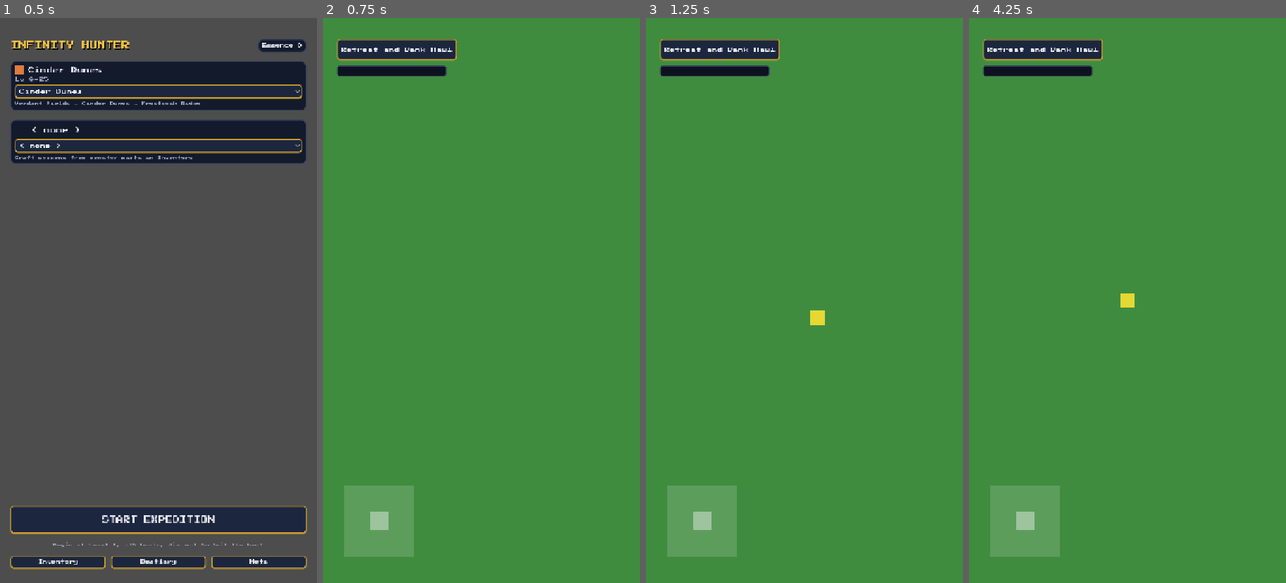
Above: before the commit, frames 1-4 (left to right).
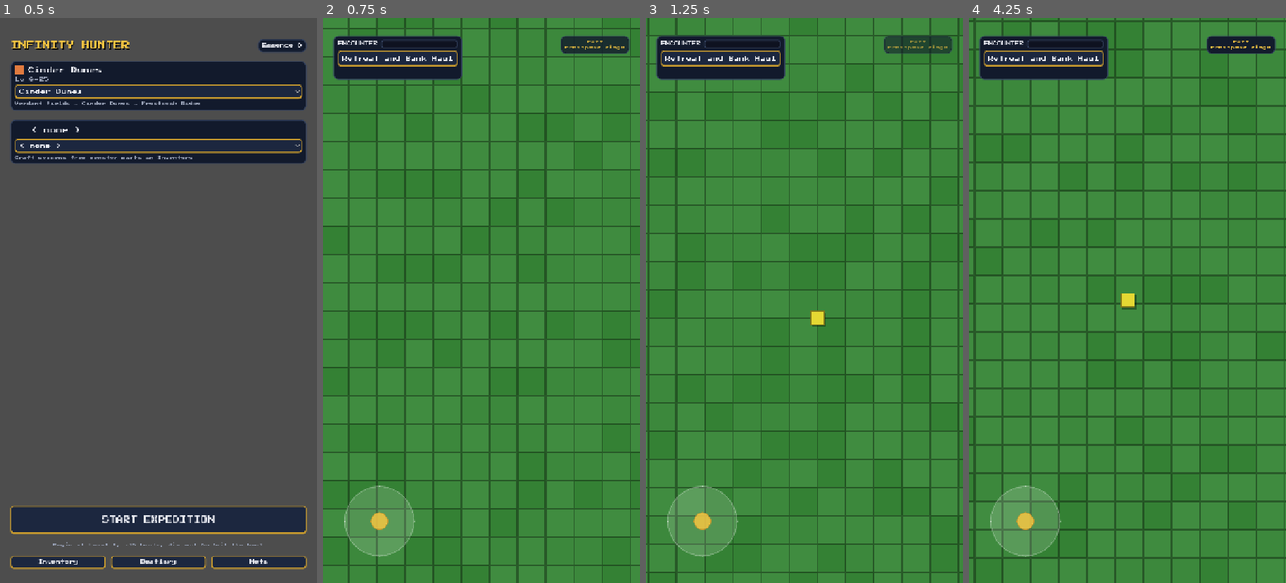
Above: after the commit, the same moments.

Repository: taigamura/infinity-hunter
Game: Godot game, scene res://src/ui/launch/launch_screen.tscn
Same seed, same stepped clock (60 frames per second), same inputs: the game is played once before the commit and once after it.
Inputs (mouse positions are in pixels of both pictures, inside the frame that each line leads up to):
- Up to frame 1 (0.5 s): no input
- Up to frame 2 (0.75 s): click "START EXPEDITION" at 0.5 s
- Up to frame 3 (1.25 s): no input
- Up to frame 4 (4.25 s): click "Retreat and Bank Haul" at 1.25 s; click "START EXPEDITION" at 2 s; drag from (1026, 520) to (1159, 176) at 2.77 s; drag from (1064, 328) to (1111, 413) at 3.52 s

Frame 1 is identical in both runs. In frame 2, 14% of the frame differs, in the area x 0-100%, y 0-100%; in frame 3, 14%; in frame 4, 17%.

Commit message:
Overworld HUD + procedural polish: gauge, hot-strip, exit marker, joystick skin, tile/player treatment (#31)
Restyles the overworld top bar with a gradient encounter gauge and themed
retreat button, adds a hot-region warning strip and a pulsing zone-labelled
exit marker, skins the virtual joystick as a circular control, and gives
OverworldTileset per-tile shade-jittered inset-bordered variants plus a
bordered drop-shadow player marker. Presentation only; EncounterSystem,
OverworldTierLayout, and exit-cell travel are untouched.

Diff:
--- a/src/ui/overworld/overworld_screen.gd
+++ b/src/ui/overworld/overworld_screen.gd
@@ -20,6 +20,13 @@
 const MAP_COLS := 30
 const MAP_ROWS := 40
 
+# Presentation-only: a tier is a "hot region" once it's in the upper half of
+# the zone's danger tiers, driving the warning strip. Purely cosmetic — the
+# gauge/encounter math it decorates is untouched (EncounterSystem.tick).
+const GAUGE_COLOR_LOW := Color(0.35, 0.85, 0.45, 1)
+const GAUGE_COLOR_HIGH := Color(0.95, 0.25, 0.25, 1)
+const EXIT_PULSE_PERIOD := 1.1
+
 @onready var tile_map: TileMap = %TileMap
 @onready var character: CharacterBody2D = %Character
 @onready var character_sprite: Sprite2D = %CharacterSprite
@@ -27,6 +34,9 @@
 @onready var joystick: Control = %Joystick
 @onready var retreat_button: Button = %RetreatButton
 @onready var gauge_bar: ProgressBar = %GaugeBar
+@onready var hot_strip_label: Label = %HotStripLabel
+@onready var exit_marker: Control = %ExitMarker
+@onready var exit_marker_label: Label = %ExitMarkerLabel
 @onready var ui_layer: CanvasLayer = %UI
 
 var _map_size: Vector2
@@ -62,6 +72,12 @@
 	gauge_bar.min_value = 0.0
 	gauge_bar.max_value = EncounterSystem.GAUGE_THRESHOLD
 	gauge_bar.value = 0.0
+	_update_gauge_style()
+	hot_strip_label.visible = false
+	var exit_zone: ZoneDef = GameState.zones.get(_travel_target_zone_id)
+	exit_marker_label.text = "EXIT\n%s" % (exit_zone.name if exit_zone != null else "???")
+	_start_exit_pulse()
+	_update_hot_strip(OverworldTierLayout.tier_for_cell(tile_map.local_to_map(character.position), MAP_COLS, MAP_ROWS, _tier_ids))
 
 func _build_tilemap() -> void:
 	if _tier_table != null:
@@ -70,17 +86,65 @@
 	else:
 		_tier_ids = [0]
 	tile_map.tile_set = OverworldTileset.build(TILE_SIZE, _tier_ids)
+	var variant_count := OverworldTileset.variant_count()
 	for x in range(MAP_COLS):
 		for y in range(MAP_ROWS):
 			var cell := Vector2i(x, y)
 			var tier_id := OverworldTierLayout.tier_for_cell(cell, MAP_COLS, MAP_ROWS, _tier_ids)
-			tile_map.set_cell(0, cell, tier_id, Vector2i.ZERO)
-
-# Placeholder programmer-art marker (solid square) so the character reads
-# against the tilemap without a hand-authored sprite asset.
+			var variant := _rng.randi_range(0, variant_count - 1)
+			tile_map.set_cell(0, cell, tier_id, Vector2i(variant, 0))
+
+# Screen-space pulse (fade in/out) toward the map's hot corner; the marker
+# itself sits anchored top-right in the HUD rather than tracking the exit
+# cell's world position, matching the mockup without a camera-to-UI
+# projection.
+func _start_exit_pulse() -> void:
+	var tween := create_tween()
+	tween.set_loops()
+	tween.tween_property(exit_marker, "modulate:a", 0.45, EXIT_PULSE_PERIOD / 2.0)
+	tween.tween_property(exit_marker, "modulate:a", 1.0, EXIT_PULSE_PERIOD / 2.0)
+
+func _update_gauge_style() -> void:
+	var ratio := clampf(_gauge / EncounterSystem.GAUGE_THRESHOLD, 0.0, 1.0)
+	var fill := StyleBoxFlat.new()
+	fill.bg_color = GAUGE_COLOR_LOW.lerp(GAUGE_COLOR_HIGH, ratio)
+	fill.corner_radius_top_left = 4
+	fill.corner_radius_top_right = 4
+	fill.corner_radius_bottom_right = 4
+	fill.corner_radius_bottom_left = 4
+	gauge_bar.add_theme_stylebox_override("fill", fill)
+
+func _update_hot_strip(tier_id: int) -> void:
+	var index := _tier_ids.find(tier_id)
+	if index == -1:
+		hot_strip_label.visible = false
+		return
+	hot_strip_label.visible = index >= int(ceili(_tier_ids.size() / 2.0))
+
+# Placeholder programmer-art marker (bordered square + drop shadow, both
+# baked into the texture) so the character reads against the tilemap without
+# a hand-authored sprite asset.
 func _build_character_sprite() -> void:
-	var img := Image.create(32, 32, false, Image.FORMAT_RGBA8)
-	img.fill(Color(0.9, 0.85, 0.2))
+	const BODY_SIZE := 32
+	const PAD := 8
+	const SHADOW_OFFSET := 4
+	const BORDER := 2
+	var canvas := BODY_SIZE + PAD * 2
+	var img := Image.create(canvas, canvas, false, Image.FORMAT_RGBA8)
+	img.fill(Color(0, 0, 0, 0))
+
+	var body_color := Color(0.9, 0.85, 0.2)
+	var border_color := body_color.darkened(0.45)
+	var shadow_color := Color(0, 0, 0, 0.35)
+
+	for x in range(BODY_SIZE):
+		for y in range(BODY_SIZE):
+			img.set_pixel(PAD + SHADOW_OFFSET + x, PAD + SHADOW_OFFSET + y, shadow_color)
+	for x in range(BODY_SIZE):
+		for y in range(BODY_SIZE):
+			var is_border := x < BORDER or y < BORDER or x >= BODY_SIZE - BORDER or y >= BODY_SIZE - BORDER
+			img.set_pixel(PAD + x, PAD + y, border_color if is_border else body_color)
+
 	character_sprite.texture = ImageTexture.create_from_image(img)
 
 func _physics_process(delta: float) -> void:
@@ -105,6 +169,8 @@
 	var result := EncounterSystem.tick(tier_params, _gauge, _rng)
 	_gauge = result["gauge"]
 	gauge_bar.value = _gauge
+	_update_gauge_style()
+	_update_hot_strip(tier_id)
 
 	if result["fired"]:
 		var run: RunState = GameState.current_run
@@ -138,6 +204,7 @@
 		_combat_active = false
 		_gauge = 0.0
 		gauge_bar.value = 0.0
+		_update_gauge_style()
 		retreat_button.visible = true
 		if joystick != null:
 			joystick.visible = true
--- a/src/ui/overworld/overworld_screen.tscn
+++ b/src/ui/overworld/overworld_screen.tscn
@@ -1,10 +1,46 @@
-[gd_scene load_steps=4 format=3 uid="uid://ihoverworld01"]
+[gd_scene load_steps=8 format=3 uid="uid://ihoverworld01"]
 
 [ext_resource type="Script" path="res://src/ui/overworld/overworld_screen.gd" id="1"]
 [ext_resource type="Script" path="res://src/ui/overworld/virtual_joystick.gd" id="2"]
 
 [sub_resource type="CircleShape2D" id="CircleShape2D_1"]
 radius = 16.0
+
+[sub_resource type="StyleBoxFlat" id="StyleBoxFlat_hotstrip"]
+content_margin_left = 10.0
+content_margin_top = 6.0
+content_margin_right = 10.0
+content_margin_bottom = 6.0
+bg_color = Color(0.3529412, 0.078431375, 0.078431375, 0.85)
+border_width_left = 2
+border_width_top = 2
+border_width_right = 2
+border_width_bottom = 2
+border_color = Color(1, 0.34, 0.24, 1)
+
+[sub_resource type="StyleBoxFlat" id="StyleBoxFlat_joystick_base"]
+bg_color = Color(1, 1, 1, 0.15)
+border_width_left = 2
+border_width_top = 2
+border_width_right = 2
+border_width_bottom = 2
+border_color = Color(1, 1, 1, 0.35)
+corner_radius_top_left = 80
+corner_radius_top_right = 80
+corner_radius_bottom_right = 80
+corner_radius_bottom_left = 80
+
+[sub_resource type="StyleBoxFlat" id="StyleBoxFlat_joystick_knob"]
+bg_color = Color(0.9607843, 0.77254903, 0.25882354, 0.85)
+border_width_left = 2
+border_width_top = 2
+border_width_right = 2
+border_width_bottom = 2
+border_color = Color(0.78039217, 0.6039216, 0.18039216, 1)
+corner_radius_top_left = 20
+corner_radius_top_right = 20
+corner_radius_bottom_right = 20
+corner_radius_bottom_left = 20
 
 [node name="OverworldScreen" type="Node2D"]
 script = ExtResource("1")
@@ -29,21 +65,74 @@
 [node name="UI" type="CanvasLayer" parent="."]
 unique_name_in_owner = true
 
-[node name="RetreatButton" type="Button" parent="UI"]
+[node name="TopPanel" type="PanelContainer" parent="UI"]
 unique_name_in_owner = true
-offset_left = 32.0
-offset_top = 48.0
-offset_right = 280.0
-offset_bottom = 96.0
+offset_left = 24.0
+offset_top = 40.0
+offset_right = 296.0
+offset_bottom = 140.0
+
+[node name="TopVBox" type="VBoxContainer" parent="UI/TopPanel"]
+layout_mode = 2
+theme_override_constants/separation = 6
+
+[node name="GaugeRow" type="HBoxContainer" parent="UI/TopPanel/TopVBox"]
+layout_mode = 2
+theme_override_constants/separation = 8
+
+[node name="GaugeLabel" type="Label" parent="UI/TopPanel/TopVBox/GaugeRow"]
+unique_name_in_owner = true
+layout_mode = 2
+theme_override_font_sizes/font_size = 10
+text = "ENCOUNTER"
+
+[node name="GaugeBar" type="ProgressBar" parent="UI/TopPanel/TopVBox/GaugeRow"]
+unique_name_in_owner = true
+layout_mode = 2
+size_flags_horizontal = 3
+custom_minimum_size = Vector2(0, 18)
+show_percentage = false
+
+[node name="RetreatButton" type="Button" parent="UI/TopPanel/TopVBox"]
+unique_name_in_owner = true
+layout_mode = 2
+custom_minimum_size = Vector2(0, 36)
 text = "Retreat and Bank Haul"
 
-[node name="GaugeBar" type="ProgressBar" parent="UI"]
+[node name="HotStripLabel" type="Label" parent="UI"]
 unique_name_in_owner = true
-offset_left = 32.0
-offset_top = 108.0
-offset_right = 280.0
-offset_bottom = 132.0
-show_percentage = false
+visible = false
+offset_left = 24.0
+offset_top = 148.0
+offset_right = 296.0
+offset_bottom = 176.0
+theme_override_styles/normal = SubResource("StyleBoxFlat_hotstrip")
+theme_override_font_sizes/font_size = 10
+theme_override_colors/font_color = Color(1, 0.7, 0.65, 1)
+horizontal_alignment = 1
+vertical_alignment = 1
+text = "DANGER — HOT REGION"
+
+[node name="ExitMarker" type="PanelContainer" parent="UI"]
+unique_name_in_owner = true
+anchors_preset = 1
+anchor_left = 1.0
+anchor_right = 1.0
+offset_left = -180.0
+offset_top = 40.0
+offset_right = -24.0
+offset_bottom = 76.0
+grow_horizontal = 0
+
+[node name="ExitMarkerLabel" type="Label" parent="UI/ExitMarker"]
+unique_name_in_owner = true
+layout_mode = 2
+theme_override_font_sizes/font_size = 9
+theme_override_colors/font_color = Color(0.9607843, 0.77254903, 0.25882354, 1)
+horizontal_alignment = 1
+vertical_alignment = 1
+autowrap_mode = 2
+text = "EXIT"
 
 [node name="Joystick" type="Control" parent="UI"]
 unique_name_in_owner = true
@@ -57,18 +146,18 @@
 mouse_filter = 1
 script = ExtResource("2")
 
-[node name="Base" type="ColorRect" parent="UI/Joystick"]
+[node name="Base" type="Panel" parent="UI/Joystick"]
 unique_name_in_owner = true
 mouse_filter = 2
 offset_right = 160.0
 offset_bottom = 160.0
-color = Color(1, 1, 1, 0.15)
+theme_override_styles/panel = SubResource("StyleBoxFlat_joystick_base")
 
-[node name="Knob" type="ColorRect" parent="UI/Joystick"]
+[node name="Knob" type="Panel" parent="UI/Joystick"]
 unique_name_in_owner = true
 mouse_filter = 2
 offset_left = 60.0
 offset_top = 60.0
 offset_right = 100.0
 offset_bottom = 100.0
-color = Color(1, 1, 1, 0.4)
+theme_override_styles/panel = SubResource("StyleBoxFlat_joystick_knob")
--- a/src/ui/overworld/overworld_tileset.gd
+++ b/src/ui/overworld/overworld_tileset.gd
@@ -1,11 +1,18 @@
 # OverworldTileset — builds a placeholder TileSet at runtime, one solid-color
-# procedural tile per danger tier (green -> red as tier id rises), same
+# procedural tile family per danger tier (green -> red as tier id rises), same
 # "assemble the resource in code" pattern as MonsterSpriteSheet. The atlas
 # source id IS the tier id, so the scene can read the tier under the
 # character straight off TileMap.get_cell_source_id with no separate lookup
-# table. Manual-verify only (rendering).
+# table. Each tier gets VARIANT_COUNT shade-jittered, inset-bordered tiles
+# (laid out side by side in one atlas strip) so the scene can paint a random
+# atlas x per cell for cheap texture variety with no new art. Manual-verify
+# only (rendering).
 class_name OverworldTileset
 extends RefCounted
+
+const VARIANT_COUNT := 4
+const SHADE_JITTER := 0.05
+const BORDER_WIDTH := 2
 
 static func build(tile_size: int, tier_ids: Array) -> TileSet:
 	var tile_set := TileSet.new()
@@ -14,15 +21,40 @@
 	for i in range(tier_ids.size()):
 		var tier_id: int = tier_ids[i]
 		var source := TileSetAtlasSource.new()
-		source.texture = _tier_texture(tile_size, i, tier_ids.size())
+		source.texture = _tier_strip_texture(tile_size, i, tier_ids.size())
 		source.texture_region_size = Vector2i(tile_size, tile_size)
-		source.create_tile(Vector2i.ZERO)
+		for v in range(VARIANT_COUNT):
+			source.create_tile(Vector2i(v, 0))
 		tile_set.add_source(source, tier_id)
 	return tile_set
 
-static func _tier_texture(tile_size: int, index: int, tier_count: int) -> ImageTexture:
+# Number of atlas-x variants baked per tier; callers pick a random one in
+# [0, variant_count()) as the atlas_coords.x when painting a cell.
+static func variant_count() -> int:
+	return VARIANT_COUNT
+
+static func _tier_strip_texture(tile_size: int, index: int, tier_count: int) -> ImageTexture:
 	var t := float(index) / maxf(float(tier_count - 1), 1.0)
-	var color := Color(0.25 + 0.55 * t, 0.55 - 0.35 * t, 0.25 - 0.15 * t)
-	var img := Image.create(tile_size, tile_size, false, Image.FORMAT_RGBA8)
-	img.fill(color)
+	var base_color := Color(0.25 + 0.55 * t, 0.55 - 0.35 * t, 0.25 - 0.15 * t)
+	var img := Image.create(tile_size * VARIANT_COUNT, tile_size, false, Image.FORMAT_RGBA8)
+
+	# Deterministic per-tier seed so the atlas is stable across rebuilds
+	# (same zone always looks the same) without needing a caller-supplied rng.
+	var rng := RandomNumberGenerator.new()
+	rng.seed = index * 97 + 13
+	for v in range(VARIANT_COUNT):
+		var jitter := rng.randf_range(-SHADE_JITTER, SHADE_JITTER)
+		var tile_color := Color(
+			clampf(base_color.r + jitter, 0.0, 1.0),
+			clampf(base_color.g + jitter, 0.0, 1.0),
+			clampf(base_color.b + jitter, 0.0, 1.0),
+		)
+		_paint_tile(img, v * tile_size, tile_size, tile_color)
 	return ImageTexture.create_from_image(img)
+
+static func _paint_tile(img: Image, x_offset: int, tile_size: int, color: Color) -> void:
+	var border_color := color.darkened(0.35)
+	for x in range(tile_size):
+		for y in range(tile_size):
+			var is_border := x < BORDER_WIDTH or y < BORDER_WIDTH or x >= tile_size - BORDER_WIDTH or y >= tile_size - BORDER_WIDTH
+			img.set_pixel(x_offset + x, y, border_color if is_border else color)
--- a/tests/unit/test_scenes_smoke.gd
+++ b/tests/unit/test_scenes_smoke.gd
@@ -176,4 +176,19 @@
 	assert_not_null(retreat_button, "overworld %RetreatButton must exist")
 	assert_true(retreat_button.theme == null,
 		"overworld HUD controls must not set a per-scene theme override")
+	var gauge_bar: ProgressBar = screen.get_node("%GaugeBar")
+	assert_not_null(gauge_bar, "overworld %GaugeBar must exist")
+	var hot_strip_label: Label = screen.get_node("%HotStripLabel")
+	assert_not_null(hot_strip_label, "overworld %HotStripLabel must exist")
+	var exit_marker: Control = screen.get_node("%ExitMarker")
+	assert_not_null(exit_marker, "overworld %ExitMarker must exist")
+	var exit_marker_label: Label = screen.get_node("%ExitMarkerLabel")
+	assert_not_null(exit_marker_label, "overworld %ExitMarkerLabel must exist")
+	assert_true(exit_marker_label.text != "", "exit marker must show the connected zone name")
+	var joystick: Control = screen.get_node("%Joystick")
+	assert_not_null(joystick, "overworld %Joystick must exist")
+	var joystick_base: Control = screen.get_node("%Base")
+	assert_not_null(joystick_base, "overworld joystick %Base must exist")
+	var joystick_knob: Control = screen.get_node("%Knob")
+	assert_not_null(joystick_knob, "overworld joystick %Knob must exist")
 	_cleanup(screen)
Not shown, changed: .ralph/fix_plan.md
